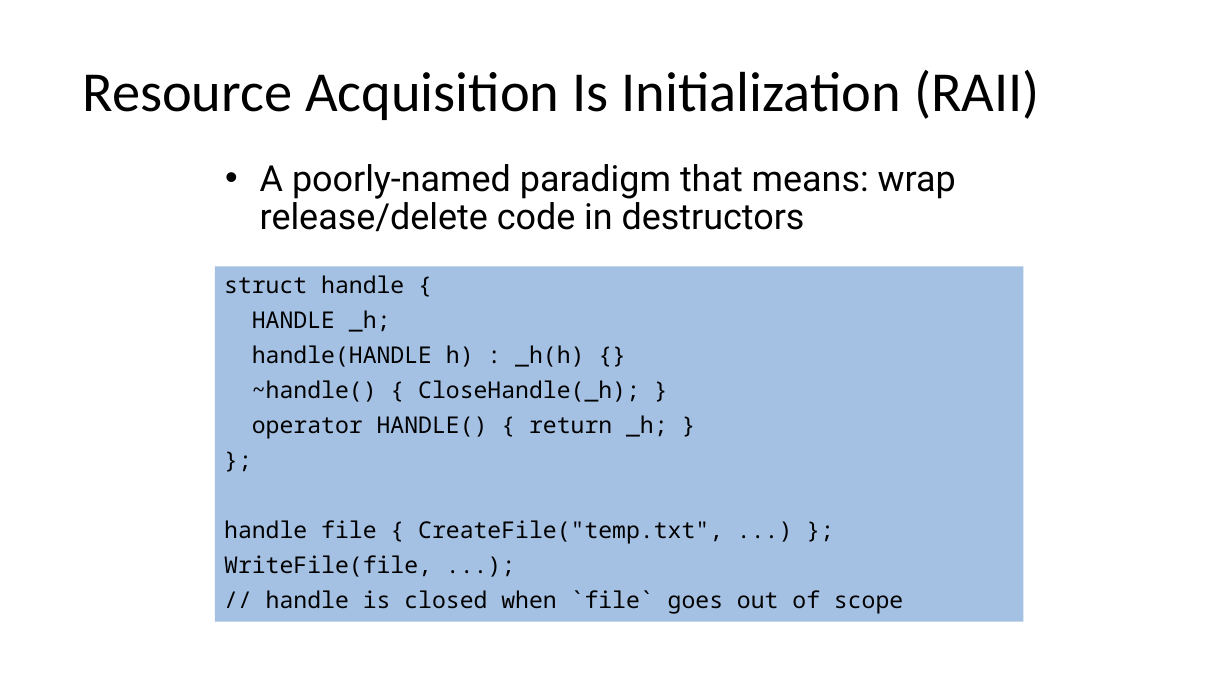
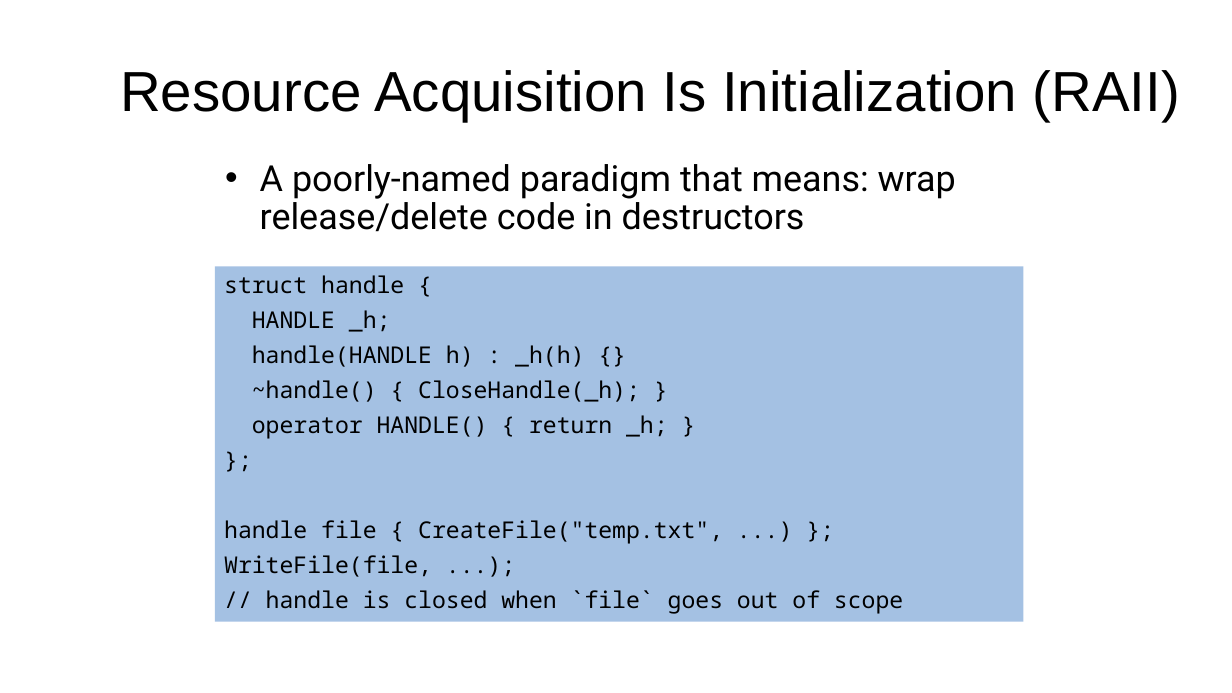
Before and after one commit to cpp-at-ariel/cpp-5781, a slide deck: slide 2 of 12-smart-pointers/slides-eran.odp. Drawn at 1232x693 pixels with LibreOffice and Linux fonts; fonts in the diff are those of the drawing. Boxes give left, top, right and bottom in pixels: in the first picture for what was removed or moved away, otherwise in the second. Text is boxed around its words. In the diff, an @@ line names an element or a change of style, - is before the commit and + after.

```diff
--- a/12-smart-pointers/slides-eran.odp
+++ b/12-smart-pointers/slides-eran.odp
@@ title "Resource Acquisition Is Initialization (RAII)" moved from (x1=82, y1=70, x2=1040, y2=120) to (x1=120, y1=70, x2=1180, y2=121) @@
@@ title "Resource Acquisition Is Initialization (RAII)" at (x1=120, y1=70, x2=1180, y2=121): font Calibri to Arial @@
```
Also in this commit, not shown: 2 other slides changed, 5 other files.
